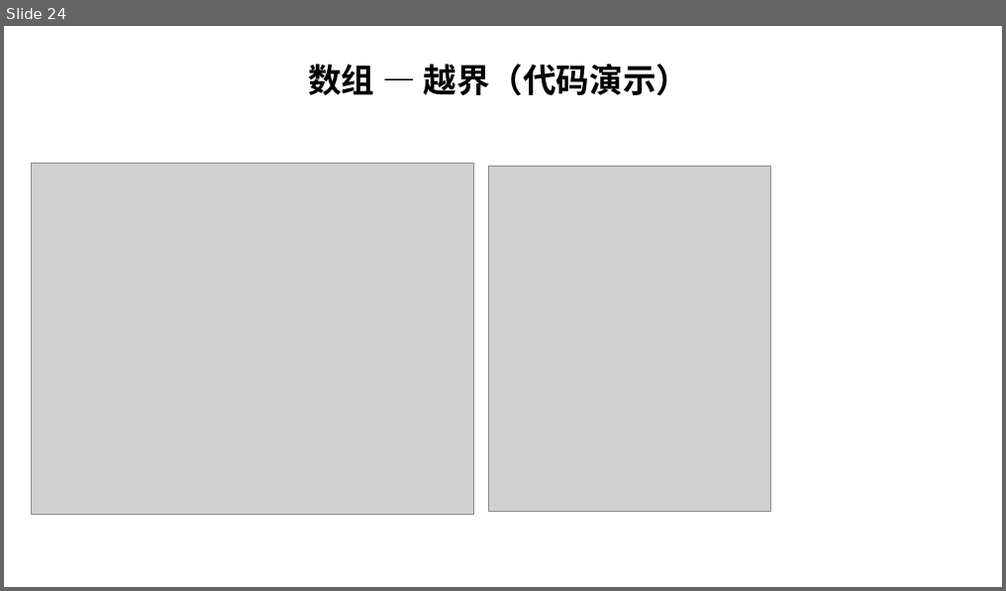
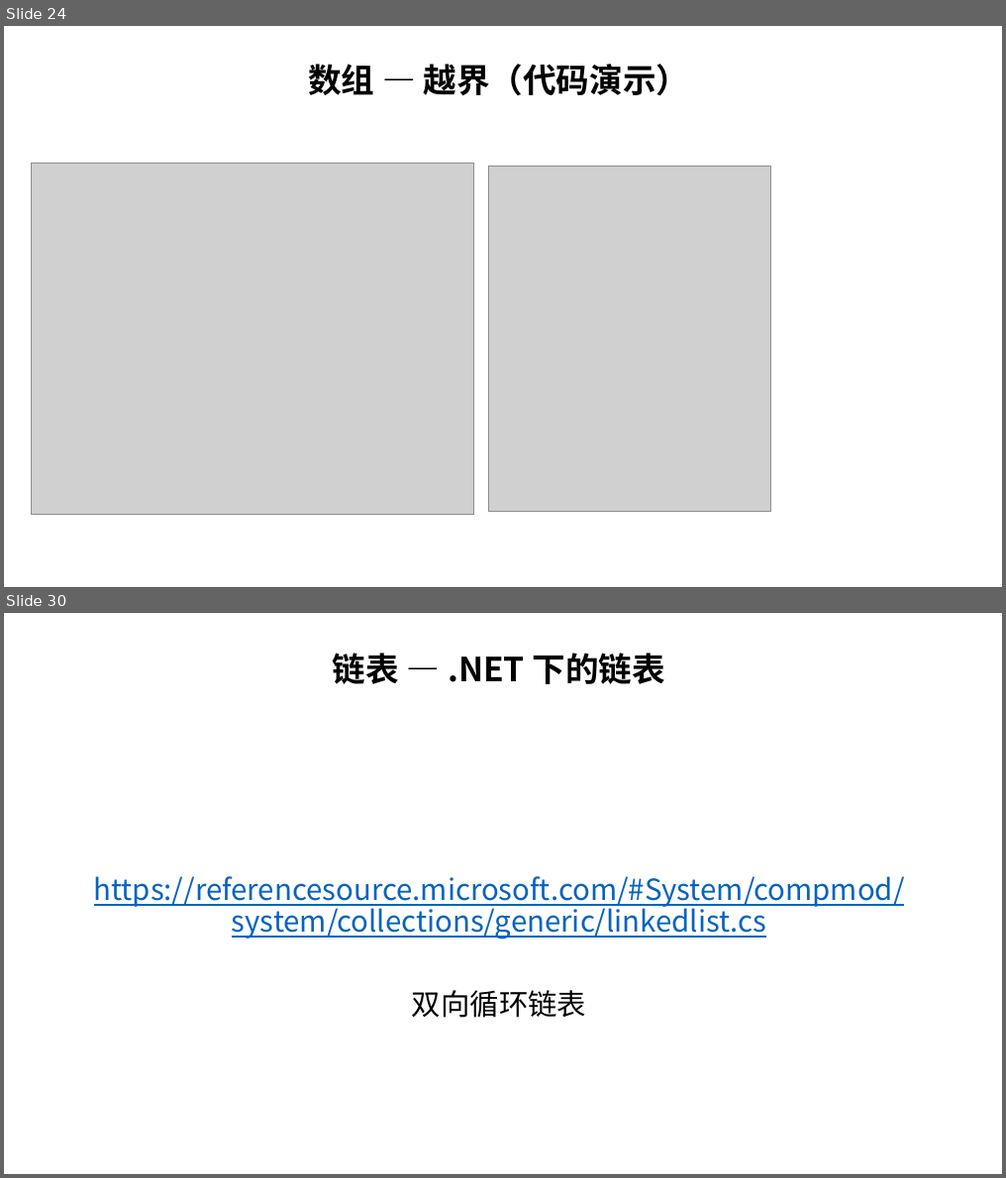
Before and after one commit to sunchong/ALG, a slide deck: ALG/docs/数据结构与算法.pptx. Shown one above the other, each under a label of ours: slide 24 before the commit, slides 24 and 30 after it; the slides between them are not shown. The pictures are 1006x591 and 1006x1178 pixels, drawn with LibreOffice and Linux fonts; fonts in the diff are those of the drawing; grey boxes stand for pictures. Boxes give left, top, right and bottom in pixels: in the first picture for what was removed or moved away, otherwise in the second. Text is boxed around its words. In the diff, an @@ line names an element or a change of style, - is before the commit and + after.

```diff
--- a/ALG/docs/数据结构与算法.pptx
+++ b/ALG/docs/数据结构与算法.pptx
@@ slide 30 added at (4, 613, 1002, 1174), background #FFFFFF @@
@@ subtitle added at (333, 653, 665, 684), 32 pt, text #000000, bold @@
+链表 — .NET 下的链表
@@ text added at (94, 876, 905, 1018), 28 pt, text #0563C1, underline @@
+https://referencesource.microsoft.com/#System/compmod/system/collections/generic/linkedlist.cs
+双向循环链表
```
Also in this commit, not shown: 8 slides changed, 6 other slides added, 2 slides removed.
